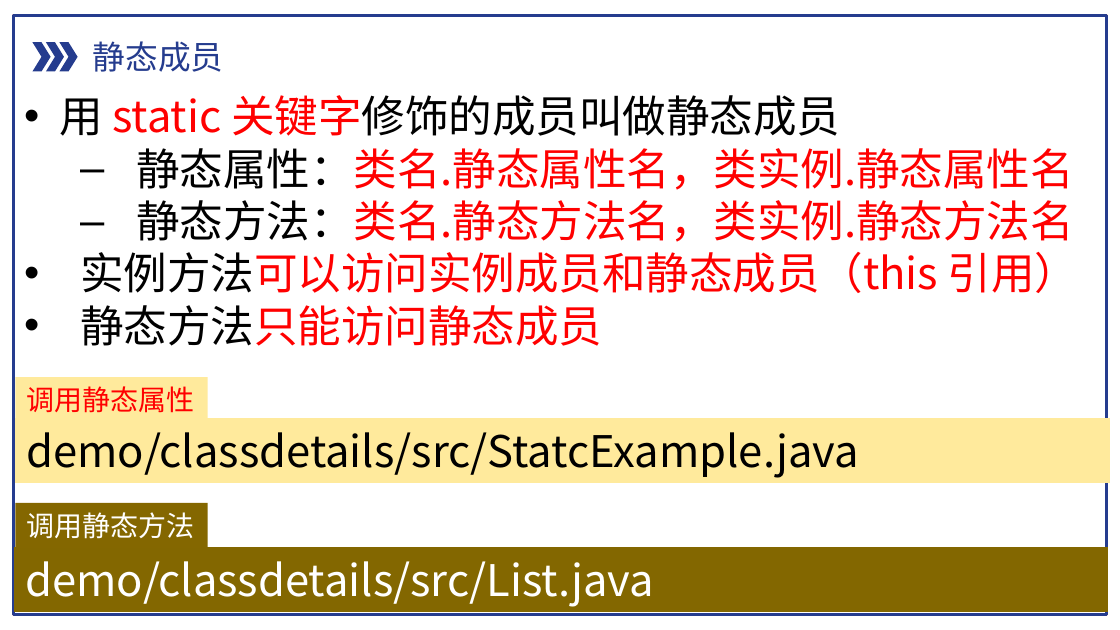
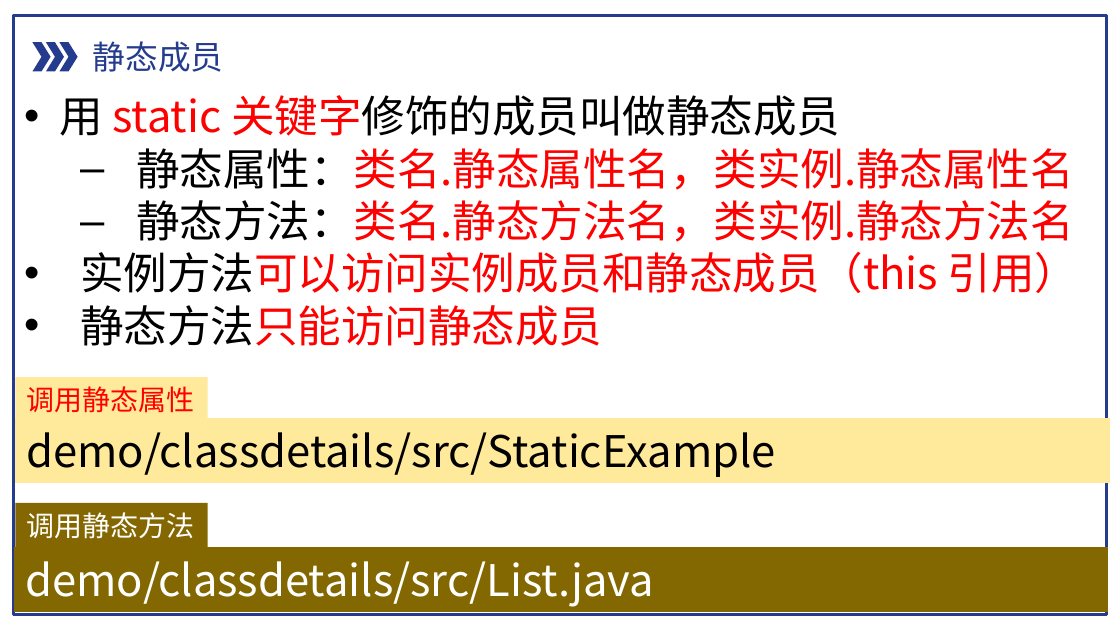
Before and after one commit to pdcxs/java-class-material, a slide deck: slide 11 of slides/06-Java面向对象编程-类的特性.pptx. Drawn at 1120x630 pixels with LibreOffice and Linux fonts; fonts in the diff are those of the drawing. Boxes give left, top, right and bottom in pixels: in the first picture for what was removed or moved away, otherwise in the second. Text is boxed around its words. In the diff, an @@ line names an element or a change of style, - is before the commit and + after.

Commit message:
After class 6

```diff
--- a/slides/06-Java面向对象编程-类的特性.pptx
+++ b/slides/06-Java面向对象编程-类的特性.pptx
@@ text in rectangle at (x1=27, y1=432, x2=776, y2=477): text changed @@
-demo/classdetails/src/StatcExample.java
+demo/classdetails/src/StaticExample
```
Also in this commit, not shown: 7 other files.
